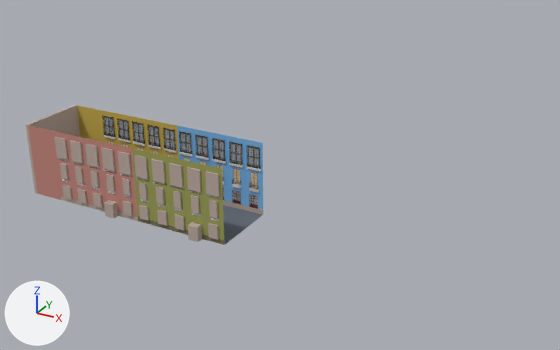
A saved change to the Blender file Desi Y Ofelia/Assets/lobbywall.blend.
Rendered twice from a camera (50 mm lens) standing at (176.7, -171.2, 104.1) and looking at (81.0, 2.8, 17.1). Lighting does not change. The marker at lower left points along +X, +Y and +Z.

Objects in the first picture: 'Rails', 'Wall Main', 'Windows'.
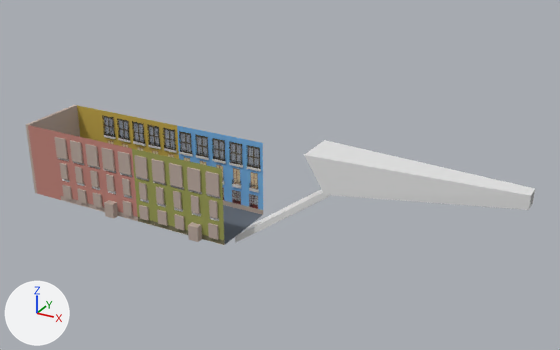
The change, as a diff of the scene's bpy script:
```diff
--- a/Desi Y Ofelia/Assets/lobbywall.blend.py
+++ b/Desi Y Ofelia/Assets/lobbywall.blend.py
@@ ob_cube @@
 ob_cube.scale = (11.3, 3.8, 1.0)
-ob_cube.hide_viewport = True
@@ ob_moonhall @@
 ob_moonhall.scale = (24.9, 5.95, 4.93)
-ob_moonhall.hide_viewport = True
@@ ob_stairs @@
 ob_stairs.scale = (1.0, 9.54, 0.44)
-ob_stairs.hide_viewport = True
```

What differs and where, as boxes (x1, y1, x2, y2) in the pictures (560 x 350 px):
'MoonHall', shown: after (304, 140, 535, 210)
'Cube', shown: after (235, 191, 330, 243)
'Stairs', shown: after (238, 189, 322, 235)
